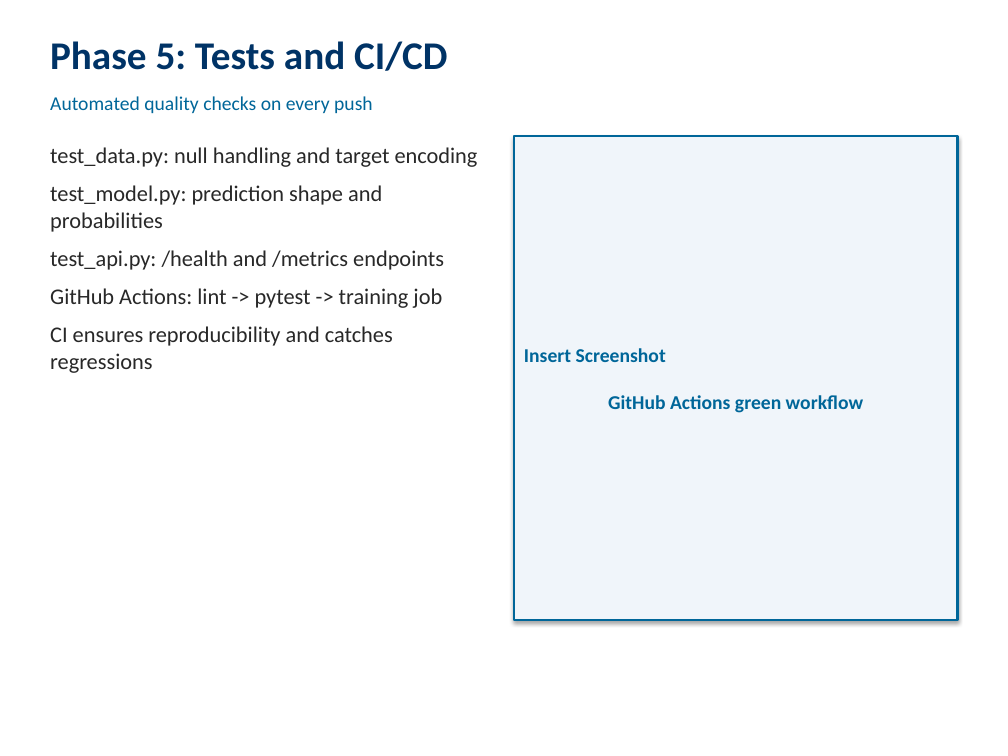
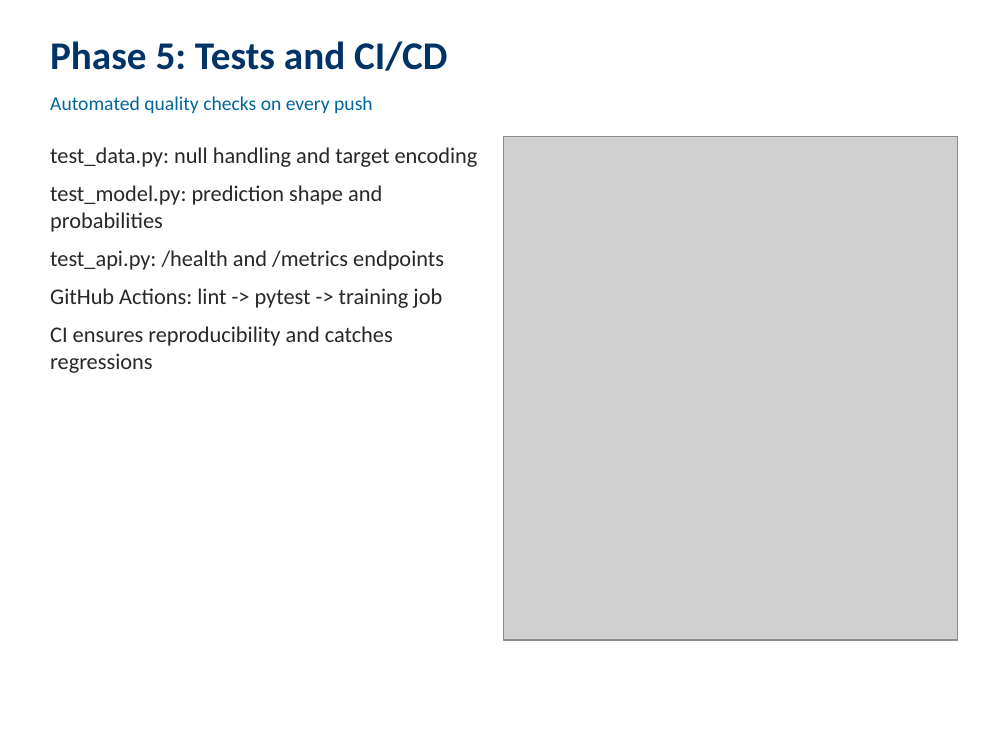
Before and after one commit to srimannarayanbharadwaj/MLOps-Assignment, a slide deck: slide 9 of report/VIDEO_PRESENTATION.pptx. Drawn at 1008x756 pixels with LibreOffice and Linux fonts; fonts in the diff are those of the drawing; grey boxes stand for pictures. Boxes give left, top, right and bottom in pixels: in the first picture for what was removed or moved away, otherwise in the second. Text is boxed around its words. In the diff, an @@ line names an element or a change of style, - is before the commit and + after.

```diff
--- a/report/VIDEO_PRESENTATION.pptx
+++ b/report/VIDEO_PRESENTATION.pptx
@@ picture added at (504, 136, 958, 640) @@
@@ rectangle removed at (514, 136, 958, 620) @@
-Insert Screenshot
-GitHub Actions green workflow
```
Also in this commit, not shown: 10 other slides changed, 2 other files.
